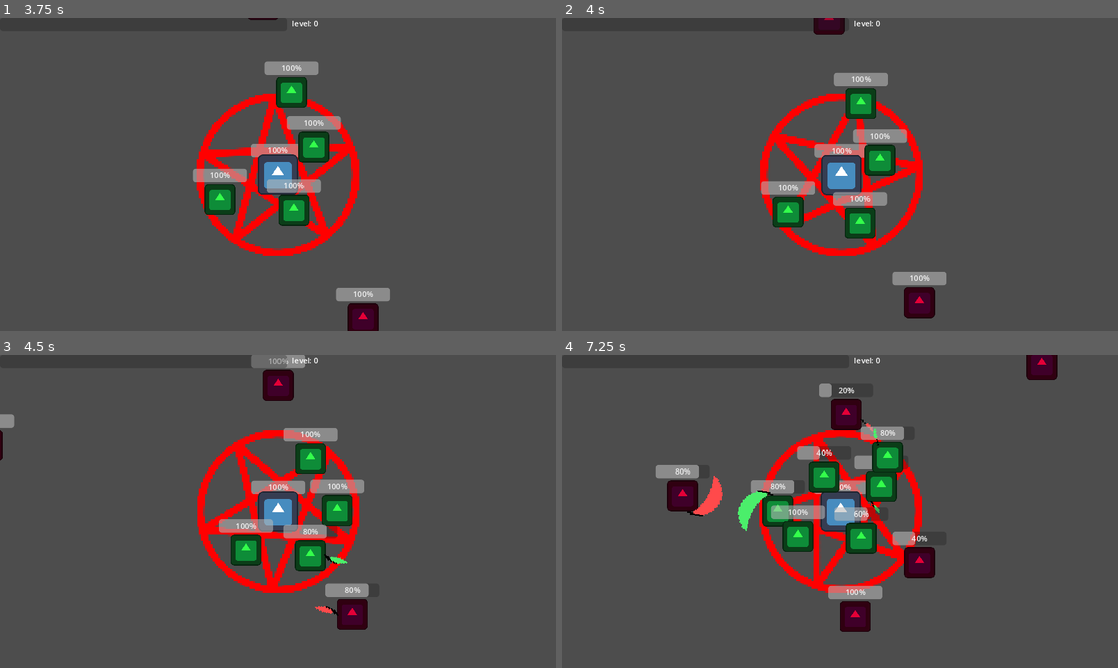
Above: before the commit, frames 1-4 (two rows, left to right).
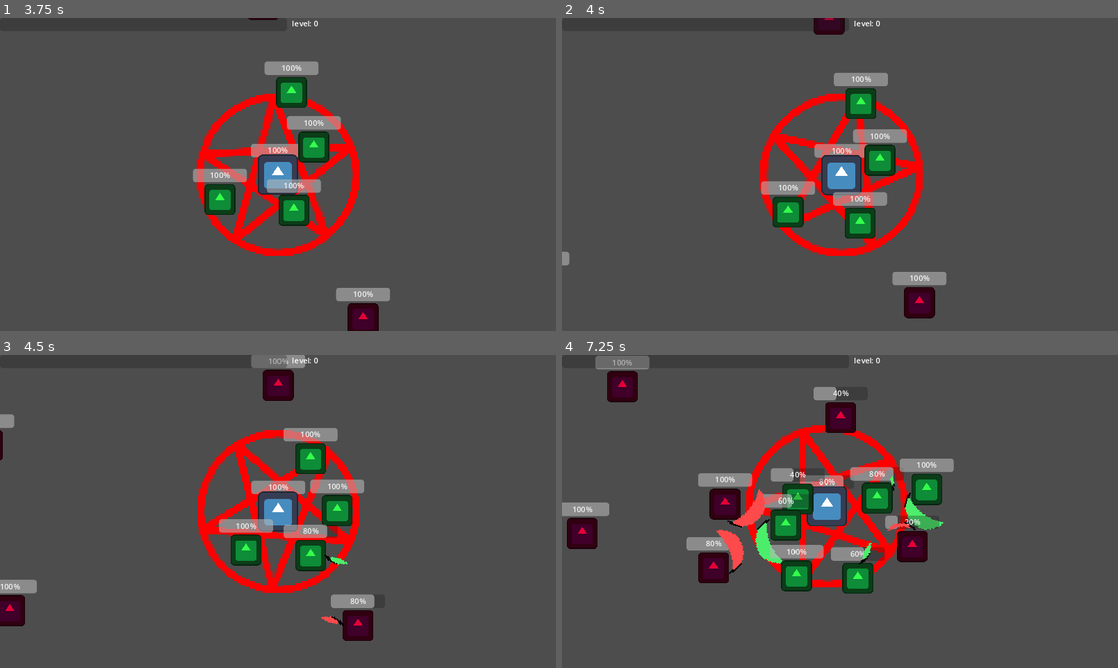
Above: after the commit, the same moments.

Repository: geekazodium/project-skeleton
Game: Godot game, scene res://scenes/game_scene.tscn
Same seed, same stepped clock (60 frames per second), same inputs: the game is played once before the commit and once after it. The engine's default icon, where the game draws it, is replaced by a stand-in: a white triangle on a blue panel in a dark square.
Inputs (mouse positions are in pixels of both pictures, inside the frame that each line leads up to):
- Up to frame 1 (3.75 s): move the mouse to (400, 158) at 0.52 s; tap F at 0.6, 2.1, 3.6 s; click (400, 158) at 0.67 s; move the mouse to (166, 190) at 1.27 s; tap M at 1.35, 2.85 s; click (166, 190) at 1.42 s; move the mouse to (333, 105) at 2.02 s; click (333, 105) at 2.17 s; move the mouse to (250, 237) at 2.77 s; click (250, 237) at 2.92 s; move the mouse to (444, 221) at 3.52 s; click (444, 221) at 3.67 s
- Up to frame 2 (4 s): no input
- Up to frame 3 (4.5 s): move the mouse to (111, 464) at 4.27 s; tap M at 4.35 s; click (111, 464) at 4.42 s
- Up to frame 4 (7.25 s): move the mouse to (867, 511) at 5.02 s; tap F at 5.1, 6.6 s; click (867, 511) at 5.17 s; move the mouse to (756, 433) at 5.77 s; tap M at 5.85 s; click (756, 433) at 5.92 s; move the mouse to (962, 495) at 6.52 s; click (962, 495) at 6.67 s

Frame 1 is identical in both runs. In frame 2, less than 0.1% of the frame differs, in the area x 0-2%, y 74-80%; in frame 3, 1.9%; in frame 4, 20%, in the area x 0-90%, y 0-89%.

Commit message:
feature: minions speed, exp bonus, and scaling factors

Diff:
--- /dev/null
+++ b/assets/upgrades/experience_bonus.tres
@@ -0,0 +1,8 @@
+[gd_resource type="Resource" load_steps=2 format=3 uid="uid://clh1ijjr0p5cs"]
+
+[ext_resource type="Script" path="res://scripts/progress/upgrades/base_upgrades/experience_bonus.gd" id="1_mk4hw"]
+
+[resource]
+script = ExtResource("1_mk4hw")
+bonus_per_level = 1.0
+upgrade_name = "Experience Bonus"
--- a/assets/upgrades/minion_attack_speed.tres
+++ b/assets/upgrades/minion_attack_speed.tres
@@ -1,8 +1,8 @@
 [gd_resource type="Resource" load_steps=2 format=3 uid="uid://da8kllt0ep1bq"]
 
-[ext_resource type="Script" path="res://scripts/progress/upgrades/minion_attack_speed.gd" id="1_nay35"]
+[ext_resource type="Script" path="res://scripts/progress/upgrades/base_upgrades/minion_attack_speed.gd" id="1_nay35"]
 
 [resource]
 script = ExtResource("1_nay35")
-bonus_speed_per_level = 2.0
+bonus_speed_per_level = 1.0
 upgrade_name = "Minion Attack Speed"
--- a/assets/upgrades/minion_damage.tres
+++ b/assets/upgrades/minion_damage.tres
@@ -1,8 +1,8 @@
 [gd_resource type="Resource" load_steps=2 format=3 uid="uid://dd24yirbinvnu"]
 
-[ext_resource type="Script" path="res://scripts/progress/upgrades/minion_damage.gd" id="1_2ktfi"]
+[ext_resource type="Script" path="res://scripts/progress/upgrades/base_upgrades/minion_damage.gd" id="1_2ktfi"]
 
 [resource]
 script = ExtResource("1_2ktfi")
-bonus_per_level = 2.0
+bonus_per_level = 1.0
 upgrade_name = "Minion Damage"
--- a/assets/upgrades/minion_health.tres
+++ b/assets/upgrades/minion_health.tres
@@ -1,8 +1,8 @@
 [gd_resource type="Resource" load_steps=2 format=3 uid="uid://bth1wqc8bx3ro"]
 
-[ext_resource type="Script" path="res://scripts/progress/upgrades/minion_health.gd" id="1_tb30m"]
+[ext_resource type="Script" path="res://scripts/progress/upgrades/base_upgrades/minion_health.gd" id="1_tb30m"]
 
 [resource]
 script = ExtResource("1_tb30m")
-increase_per_level = 10.0
+increase_per_level = 5.0
 upgrade_name = "Minion Health"
--- a/assets/upgrades/minion_speed.tres
+++ b/assets/upgrades/minion_speed.tres
@@ -1,10 +1,8 @@
-[gd_resource type="Resource" script_class="UpgradeContainer" load_steps=3 format=3 uid="uid://b066uwum3aw2r"]
+[gd_resource type="Resource" load_steps=2 format=3 uid="uid://b066uwum3aw2r"]
 
-[ext_resource type="Script" path="res://scripts/progress/upgrades/upgrade_strategy.gd" id="1_mk0fe"]
-
-[sub_resource type="PackedScene" id="PackedScene_o3j5q"]
+[ext_resource type="Script" path="res://scripts/progress/upgrades/base_upgrades/minion_speed.gd" id="1_x7asg"]
 
 [resource]
-script = ExtResource("1_mk0fe")
+script = ExtResource("1_x7asg")
+increase_per_level = 750.0
 upgrade_name = "Minion Speed"
-upgrade = SubResource("PackedScene_o3j5q")
--- a/assets/upgrades/player_speed.tres
+++ /dev/null
@@ -1,7 +0,0 @@
-[gd_resource type="Resource" script_class="UpgradeStrategy" load_steps=2 format=3 uid="uid://cjawab3q76a3c"]
-
-[ext_resource type="Script" path="res://scripts/progress/upgrades/upgrade_strategy.gd" id="1_r8s2q"]
-
-[resource]
-script = ExtResource("1_r8s2q")
-upgrade_name = "Player Speed"
--- a/scenes/game_scene.tscn
+++ b/scenes/game_scene.tscn
@@ -13,6 +13,8 @@
 [ext_resource type="Script" path="res://scripts/progress/upgrades/upgrade_strategy.gd" id="11_cxuin"]
 [ext_resource type="Resource" uid="uid://dd24yirbinvnu" path="res://assets/upgrades/minion_damage.tres" id="12_tx0rt"]
 [ext_resource type="Resource" uid="uid://bth1wqc8bx3ro" path="res://assets/upgrades/minion_health.tres" id="13_a8l4i"]
+[ext_resource type="Resource" uid="uid://clh1ijjr0p5cs" path="res://assets/upgrades/experience_bonus.tres" id="15_oyb8x"]
+[ext_resource type="Resource" uid="uid://b066uwum3aw2r" path="res://assets/upgrades/minion_speed.tres" id="16_jdukm"]
 [ext_resource type="Resource" uid="uid://da8kllt0ep1bq" path="res://assets/upgrades/minion_attack_speed.tres" id="16_vajcb"]
 
 [sub_resource type="CanvasItemMaterial" id="CanvasItemMaterial_k0imj"]
@@ -60,7 +62,7 @@
 spawn_interval_min = 2.5
 spawn_interval_max = 2.5
 spawn_scene = ExtResource("1_4bfgp")
-spawn_to = NodePath("../../..")
+spawn_to = NodePath("../../../Minions")
 spawn_signal = "minion_spawn"
 
 [node name="MinionSpawner2" type="Node2D" parent="Player/SpawnerRotation2" node_paths=PackedStringArray("spawn_to")]
@@ -69,7 +71,7 @@
 spawn_interval_min = 2.5
 spawn_interval_max = 2.5
 spawn_scene = ExtResource("1_4bfgp")
-spawn_to = NodePath("../../..")
+spawn_to = NodePath("../../../Minions")
 spawn_signal = "minion_spawn"
 
 [node name="SpawnerRotation" type="Node2D" parent="Player"]
@@ -79,23 +81,27 @@
 [node name="EnemySpawner" type="Node2D" parent="Player/SpawnerRotation" node_paths=PackedStringArray("spawn_to")]
 position = Vector2(800, 0)
 script = ExtResource("2_qdphv")
-spawn_interval_min = 2.0
+spawn_interval_min = 2.2
 spawn_interval_max = 2.8
 spawn_scene = ExtResource("3_3rgyx")
-spawn_to = NodePath("../../..")
+spawn_to = NodePath("../../../Enemies")
 
 [node name="EnemySpawner2" type="Node2D" parent="Player/SpawnerRotation" node_paths=PackedStringArray("spawn_to")]
 position = Vector2(-800, 0)
 script = ExtResource("2_qdphv")
-spawn_interval_min = 2.0
+spawn_interval_min = 2.2
 spawn_interval_max = 2.8
 spawn_scene = ExtResource("3_3rgyx")
-spawn_to = NodePath("../../..")
+spawn_to = NodePath("../../../Enemies")
 
 [node name="SpawnerDifficultyIncrease" type="Node" parent="Player/SpawnerRotation" node_paths=PackedStringArray("spawners")]
 script = ExtResource("7_g871n")
 spawners = [NodePath("../EnemySpawner"), NodePath("../EnemySpawner2")]
 timer_scale_fac = 0.99
+
+[node name="Minions" type="Node2D" parent="."]
+
+[node name="Enemies" type="Node2D" parent="."]
 
 [node name="NavigationRegion2D" type="NavigationRegion2D" parent="."]
 visible = false
@@ -108,6 +114,7 @@
 
 [node name="UiLayer" parent="." instance=ExtResource("8_x4mid")]
 
-[node name="UpgradeStrategyContainer" type="Node" parent="."]
+[node name="UpgradeStrategyContainer" type="Node" parent="." node_paths=PackedStringArray("minions")]
 script = ExtResource("10_p3qde")
-upgrade_pool = Array[ExtResource("11_cxuin")]([ExtResource("12_tx0rt"), ExtResource("13_a8l4i"), ExtResource("16_vajcb")])
+upgrade_pool = Array[ExtResource("11_cxuin")]([ExtResource("12_tx0rt"), ExtResource("13_a8l4i"), ExtResource("16_vajcb"), ExtResource("15_oyb8x"), ExtResource("16_jdukm")])
+minions = NodePath("../Minions")
--- a/scripts/entities/entity.gd
+++ b/scripts/entities/entity.gd
@@ -14,6 +14,9 @@
 	if stun_timer > 0.:
 		self.stun_timer -= delta;
 
+func increase_move_speed(amount: float):
+	self.move_speed += amount;
+
 func move_in_direction(direction: Vector2, delta: float):
 	if stun_timer > 0.:
 		return;
--- a/scripts/progress/upgrade_pool.gd
+++ b/scripts/progress/upgrade_pool.gd
@@ -1,6 +1,7 @@
 extends Node
 
 @export var upgrade_pool: Array[UpgradeStrategy] = [];
+@export var minions: Node2D = null;
 
 # Called when the node enters the scene tree for the first time.
 func _ready() -> void:
@@ -10,4 +11,8 @@
 	var _level: int = event.get_level();
 	upgrade_pool.shuffle()
 	var upgrades: Array[UpgradeStrategy] = upgrade_pool.slice(0,3);
+
+	for upgrade in upgrades:
+		upgrade.set_minions(self.minions);
+
 	event.set_upgrade_options(upgrades);
--- /dev/null
+++ b/scripts/progress/upgrades/base_upgrades/experience_bonus.gd
@@ -0,0 +1,9 @@
+extends UpgradeStrategy
+
+@export var bonus_per_level: float = 1;
+
+func _ready():
+	EventBus.experience_gained.connect(self.on_experience_gained);
+
+func on_experience_gained(event: ExperienceGainEvent):
+	event.add_amount(event.get_base_amount() * self.bonus_per_level * sqrt(self.level));
--- a/scripts/progress/upgrades/minion_attack_speed.gd
+++ b/scripts/progress/upgrades/base_upgrades/minion_attack_speed.gd
@@ -7,4 +7,4 @@
 
 func on_minion_damage(event: EntityDealDamageEvent):
 	var damage_source: AttackArea = event.get_damage_source();
-	damage_source.damage_cooldown_timer /= 1 + bonus_speed_per_level * self.level;
+	damage_source.damage_cooldown_timer /= 1 + bonus_speed_per_level * sqrt(self.level);
--- a/scripts/progress/upgrades/minion_damage.gd
+++ b/scripts/progress/upgrades/base_upgrades/minion_damage.gd
@@ -6,4 +6,4 @@
 	EventBus.minion_dealt_damage.connect(self.on_minion_damage);
 
 func on_minion_damage(event: EntityDealDamageEvent):
-	event.add_damage(self.level * bonus_per_level);
+	event.add_damage(sqrt(self.level) * bonus_per_level);
--- /dev/null
+++ b/scripts/progress/upgrades/base_upgrades/minion_health.gd
@@ -0,0 +1,16 @@
+extends UpgradeStrategy
+
+@export var increase_per_level: float = 1;
+
+func _ready():
+	EventBus.minion_spawn.connect(self.on_minion_spawn);
+
+func on_minion_spawn(event: EntitySpawnEvent):
+	var health_tracker: HealthTracker = event.get_entity().get_node(HealthTracker.default_path);
+	health_tracker.add_max_health(self.increase_per_level * sqrt(self.level));
+
+func _level_change(change: int):
+	var health_gain = self.increase_per_level * (sqrt(self.level) - sqrt(self.level - change));
+	for minion: EntityBody in self.get_minions():
+		var health_tracker: HealthTracker = minion.get_node(HealthTracker.default_path);
+		health_tracker.add_max_health(health_gain);
--- /dev/null
+++ b/scripts/progress/upgrades/base_upgrades/minion_speed.gd
@@ -0,0 +1,15 @@
+extends UpgradeStrategy
+
+@export var increase_per_level: float = 1;
+
+func _ready():
+	EventBus.minion_spawn.connect(self.on_minion_spawn);
+
+func on_minion_spawn(event: EntitySpawnEvent):
+	var entity_body: EntityBody = event.get_entity();
+	entity_body.increase_move_speed(self.increase_per_level * sqrt(self.level));
+
+func _level_change(change: int):
+	var speed_gain = self.increase_per_level * (sqrt(self.level) - sqrt(self.level - change));
+	for minion: EntityBody in self.get_minions():
+		minion.increase_move_speed(speed_gain);
--- a/scripts/progress/upgrades/minion_health.gd
+++ /dev/null
@@ -1,10 +0,0 @@
-extends UpgradeStrategy
-
-@export var increase_per_level: float = 1;
-
-func _ready():
-	EventBus.minion_spawn.connect(self.on_minion_spawn);
-
-func on_minion_spawn(event: EntitySpawnEvent):
-	var health_tracker: HealthTracker = event.get_entity().get_node(HealthTracker.default_path);
-	health_tracker.add_max_health(self.increase_per_level * self.level);
--- a/scripts/progress/upgrades/upgrade_strategy.gd
+++ b/scripts/progress/upgrades/upgrade_strategy.gd
@@ -1,5 +1,7 @@
 extends Resource
 class_name UpgradeStrategy
+
+var _minions: Node2D = null;
 
 @export var upgrade_name: String = "";
 var level: int = 0;
@@ -16,13 +18,19 @@
 		self._ready();
 		self.ready = true;
 	self.level += 1;
-	_level_change();
+	self._level_change(1);
 	print("level up skill ",  upgrade_name, " to level ", self.level);
+
+func get_minions() -> Array[Node]:
+	return self._minions.get_children();
+
+func set_minions(minions: Node2D):
+	self._minions = minions;
 
 ## Called when this upgrade is selected for the first time
 func _ready():
 	pass;
 
 ## Called when this upgrade level is modified, after _ready is called
-func _level_change():
+func _level_change(amount: int):
 	pass;
Not shown: 1 places in scenes/game_scene.tscn that only renumber resources
